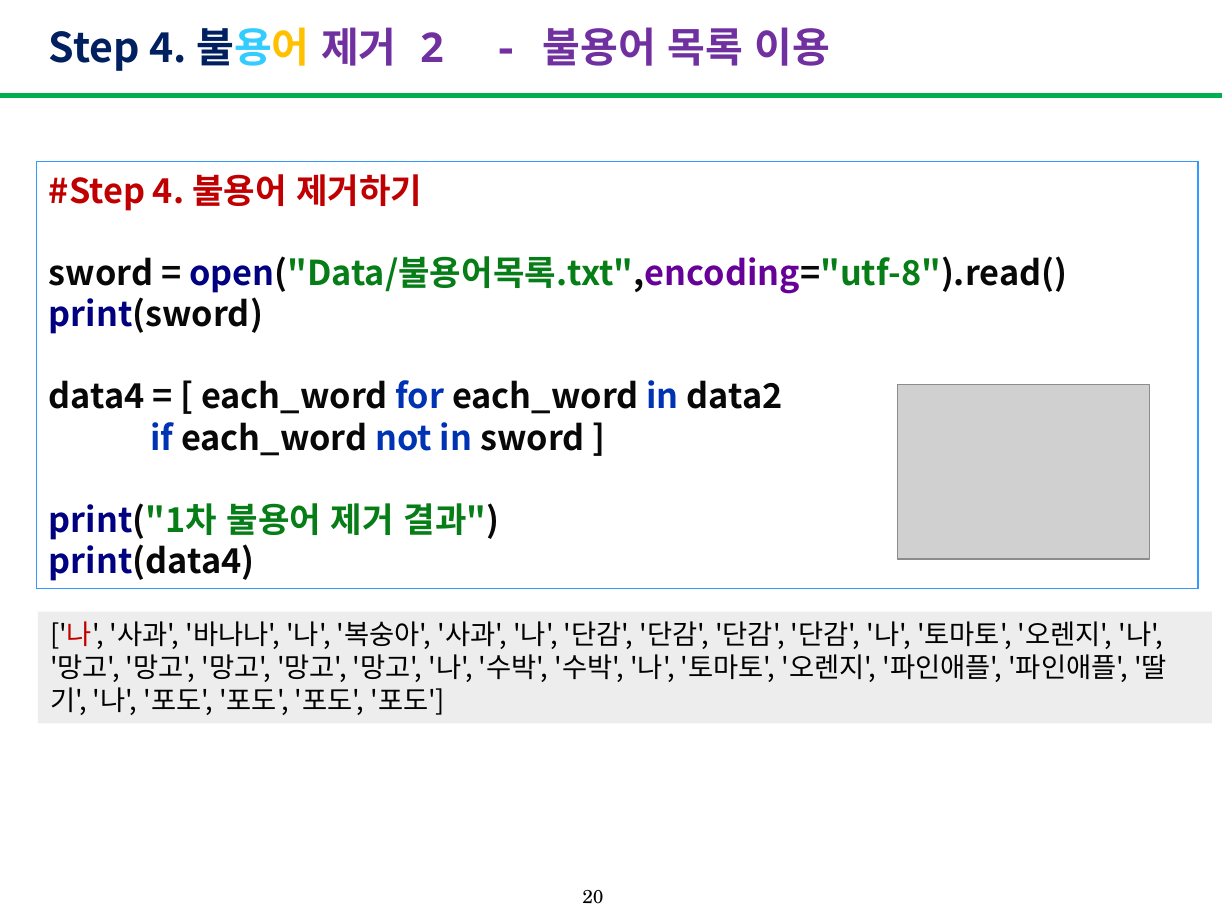
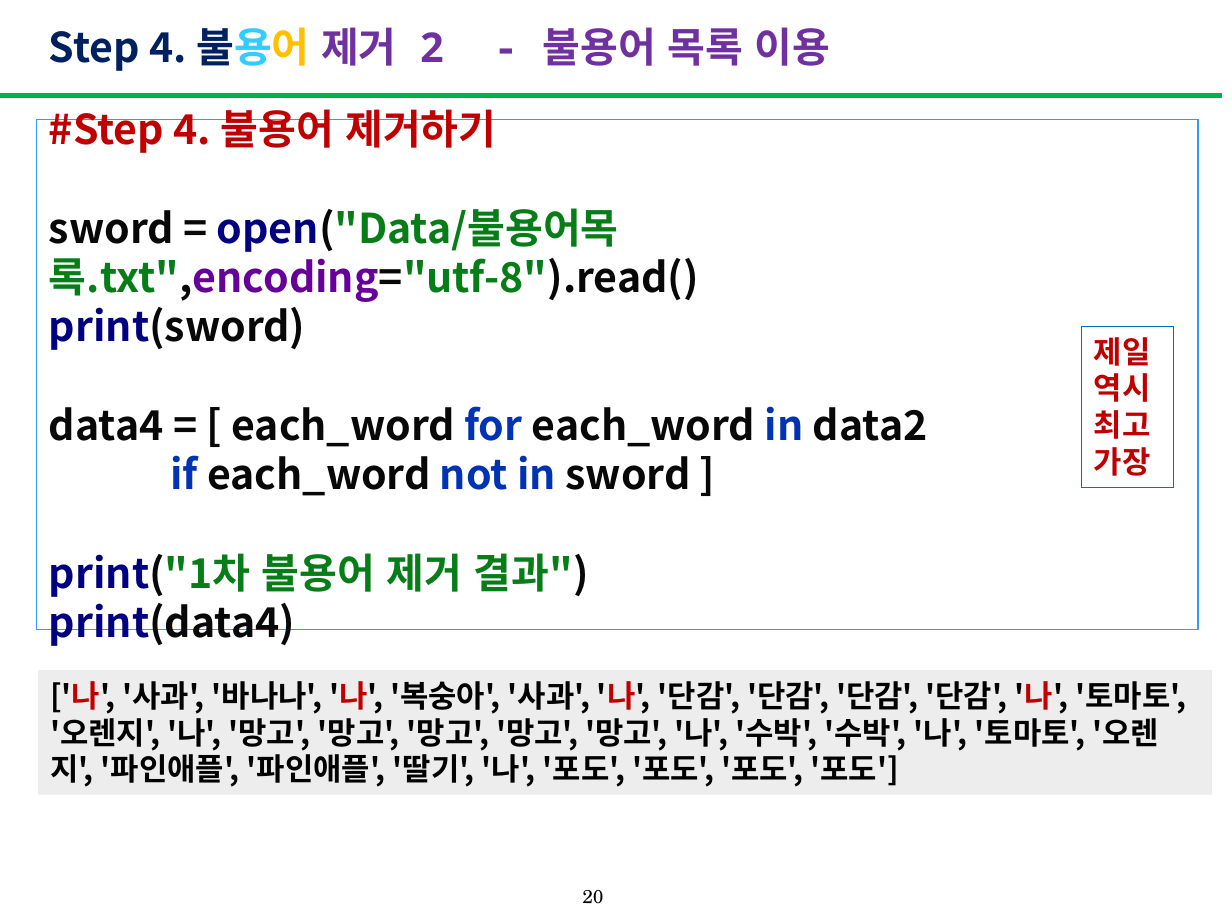
Before and after one commit to yoon-hyosun/PA, a slide deck: slide 20 of 한국어분석과워드클라우드_4.pptx. Drawn at 1232x924 pixels with LibreOffice and Linux fonts; fonts in the diff are those of the drawing; grey boxes stand for pictures. Boxes give left, top, right and bottom in pixels: in the first picture for what was removed or moved away, otherwise in the second. Text is boxed around its words. In the diff, an @@ line names an element or a change of style, - is before the commit and + after.

```diff
--- a/한국어분석과워드클라우드_4.pptx
+++ b/한국어분석과워드클라우드_4.pptx
@@ rectangle "#Step 4. 불용어 제거하기": place and size @@
-rectangle "#Step 4. 불용어 제거하기" at (37,161,1199,589)
+rectangle "#Step 4. 불용어 제거하기" at (37,120,1199,630)
@@ rectangle "#Step 4. 불용어 제거하기" at (37,120,1199,630): size 20 to 24 pt @@
@@ rectangle added at (1082,326,1173,488), outline #0070C0 0.75 pt, 18 pt, text #C00000, bold @@
+제일
+역시
+최고
+가장
@@ picture removed at (897,384,1149,559) @@
@@ rectangle "['나', '사과', '바나나', '나', '복숭아', ...": place and size @@
-rectangle "['나', '사과', '바나나', '나', '복숭아', ..." at (38,611,1212,723)
+rectangle "['나', '사과', '바나나', '나', '복숭아', ..." at (38,670,1212,795)
@@ rectangle "['나', '사과', '바나나', '나', '복숭아', ..." at (38,670,1212,795): size 16 to 18 pt, bold on; text colour #000000 to #C00000 in "'나', '나', '나'," @@
```
Also in this commit, not shown: 31 other slides changed, 8 slides added, 2 slides removed.
